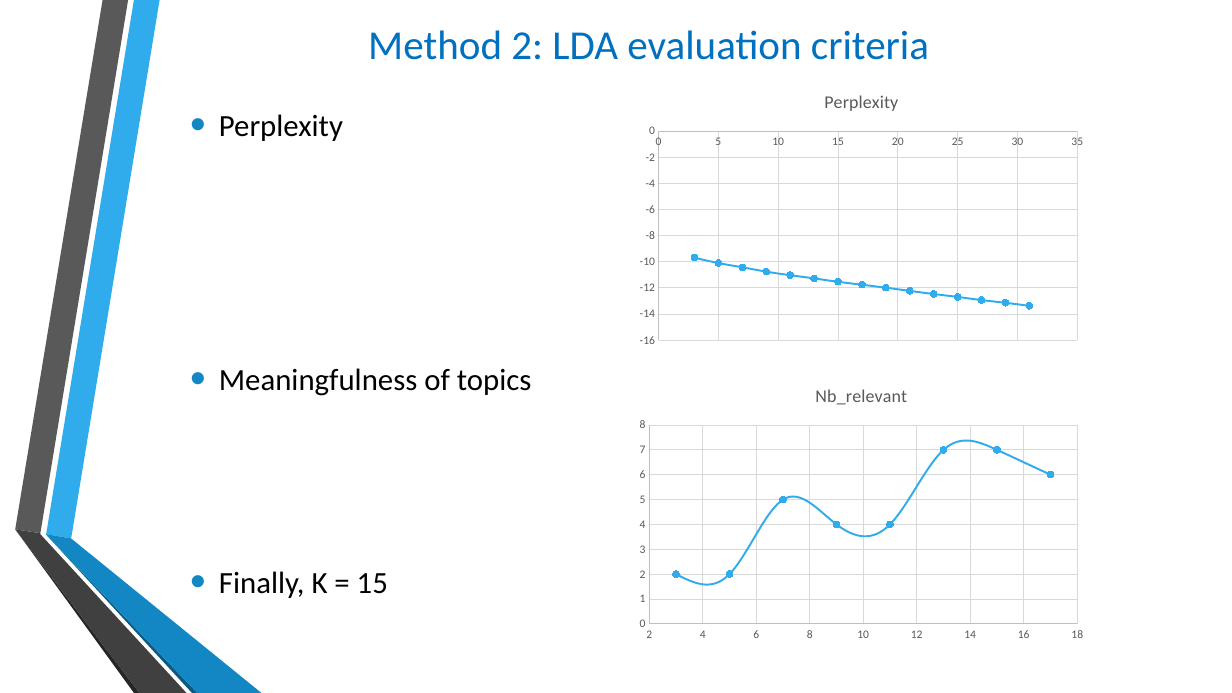
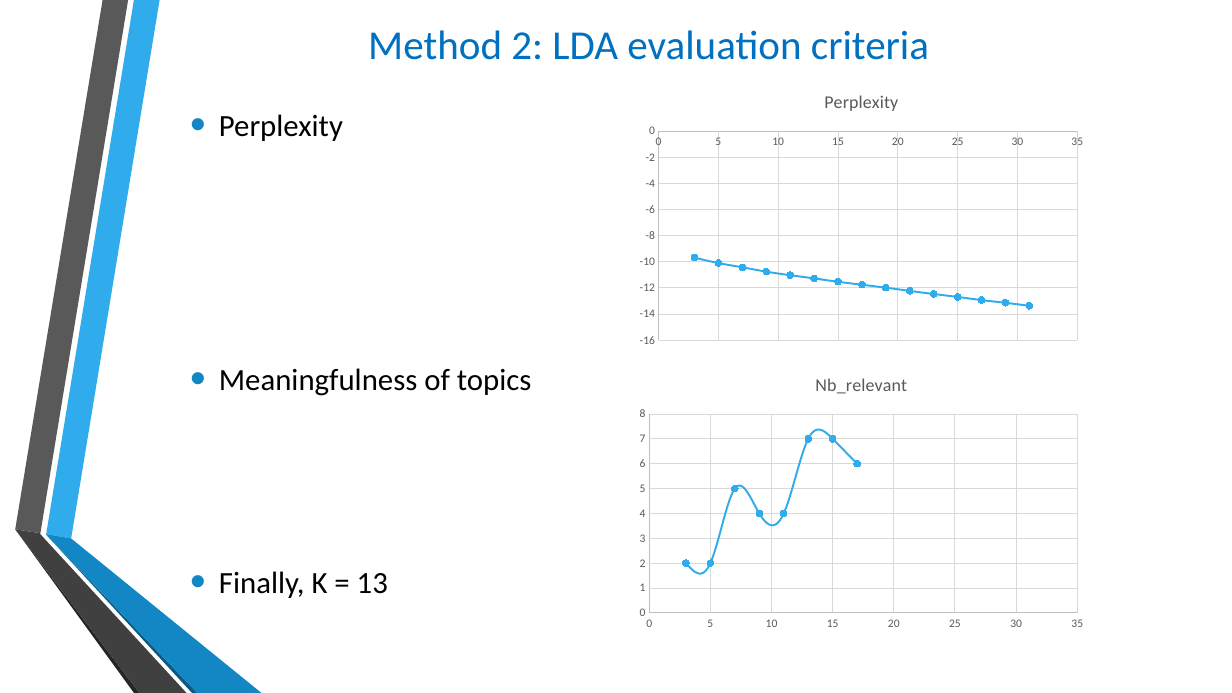
Before and after one commit to yana-ponomarova/enron, a slide deck: slide 12 of Slides/Mentor-mentee recommendation system.pptx. Drawn at 1232x693 pixels with LibreOffice and Linux fonts; fonts in the diff are those of the drawing; background and template pictures are left out. Boxes give left, top, right and bottom in pixels: in the first picture for what was removed or moved away, otherwise in the second. Text is boxed around its words. In the diff, an @@ line names an element or a change of style, - is before the commit and + after.

Commit message:
slides

```diff
--- a/Slides/Mentor-mentee recommendation system.pptx
+++ b/Slides/Mentor-mentee recommendation system.pptx
@@ scatter smooth chart at [630,359,1092,636] @@
-Nb_relevant: (3, 2), (5, 2), (7, 5), (9, 4), (11, 4), (13, 7), (15, 7), (17, 6)
+Nb_relevant: (3, 2), (5, 2), (7, 5), (9, 4), (11, 4), (13, 7), (15, 7), (17, 6), (19, -), (21, -), (23, -), (25, -), (27, -), (29, -), (31, -)
@@ scatter smooth chart: place and size @@
-scatter smooth chart at [630,370,1092,647]
+scatter smooth chart at [630,359,1092,636]
@@ text at [219,571,388,598]: text changed @@
-• Finally, K = 15
+• Finally, K = 13
```
